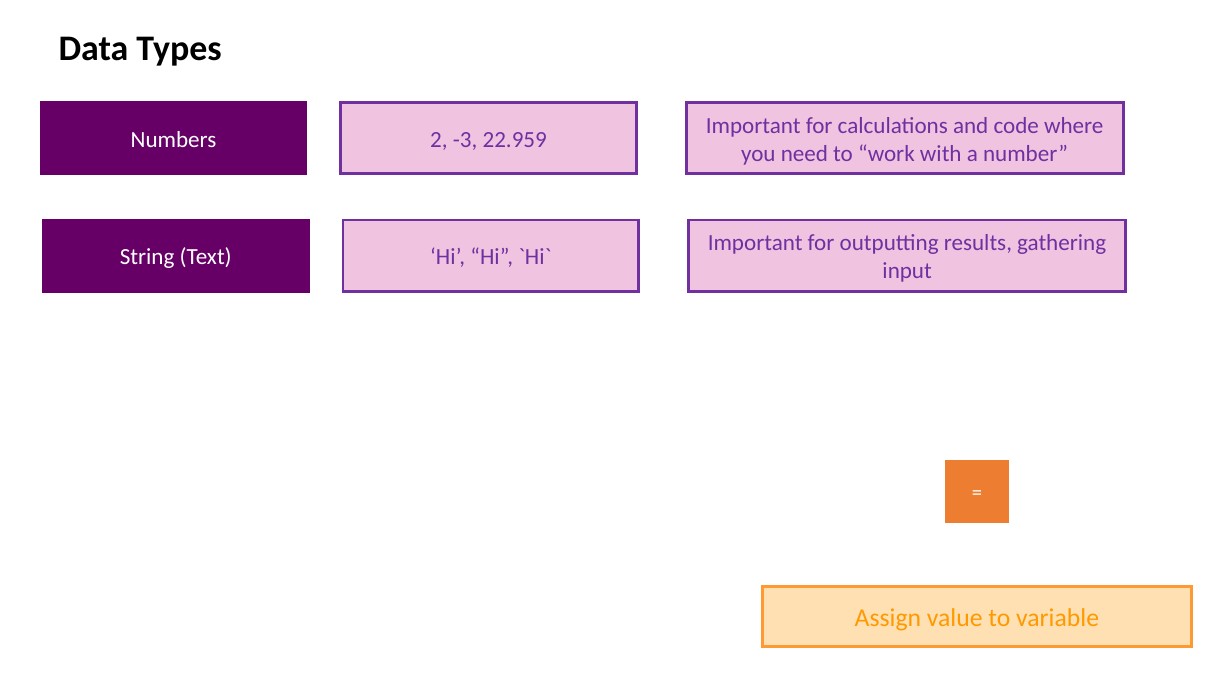
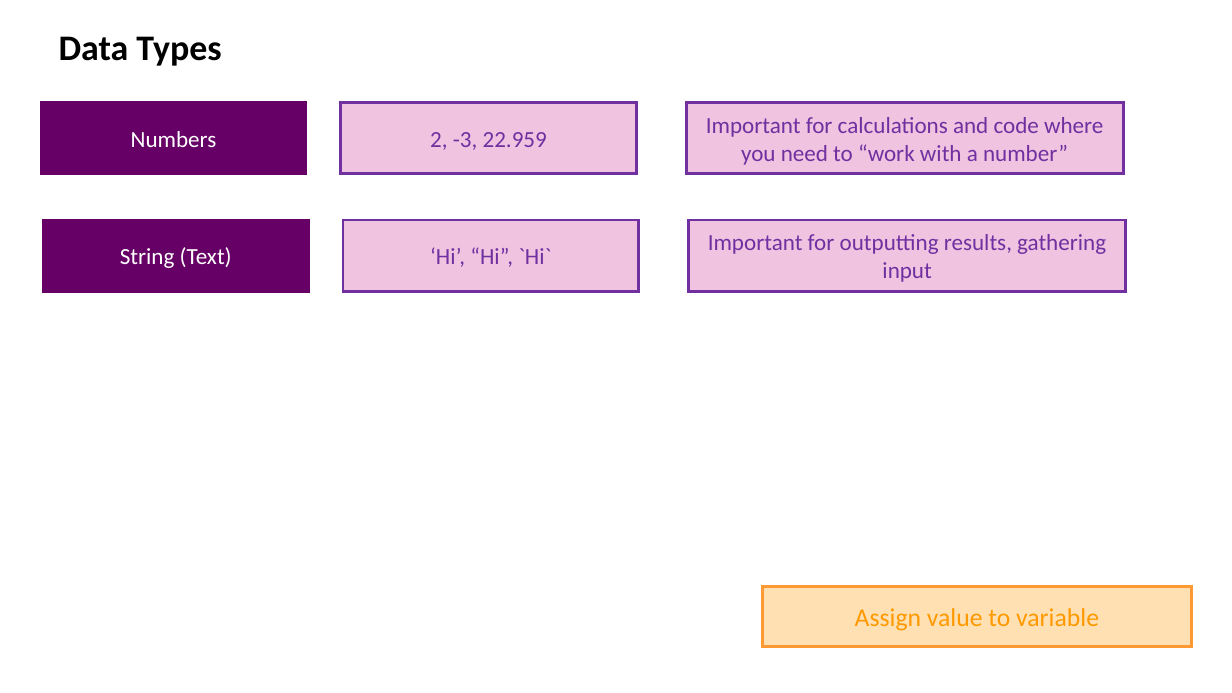
Before and after one commit to drronidz/JavaScript-The-Complete-Guide-2020, a slide deck: slide 6 of 2. Basics Variables, Data Types, Operators & Functions/docs/Introduction.pptx. Drawn at 1232x693 pixels with LibreOffice and Linux fonts; fonts in the diff are those of the drawing. Boxes give left, top, right and bottom in pixels: in the first picture for what was removed or moved away, otherwise in the second. Text is boxed around its words. In the diff, an @@ line names an element or a change of style, - is before the commit and + after.

```diff
--- a/2. Basics Variables, Data Types, Operators & Functions/docs/Introduction.pptx
+++ b/2. Basics Variables, Data Types, Operators & Functions/docs/Introduction.pptx
@@ rectangle removed at (946, 462, 1008, 522) @@
-=
```
Also in this commit, not shown: 1 slide added, 1 other file.
